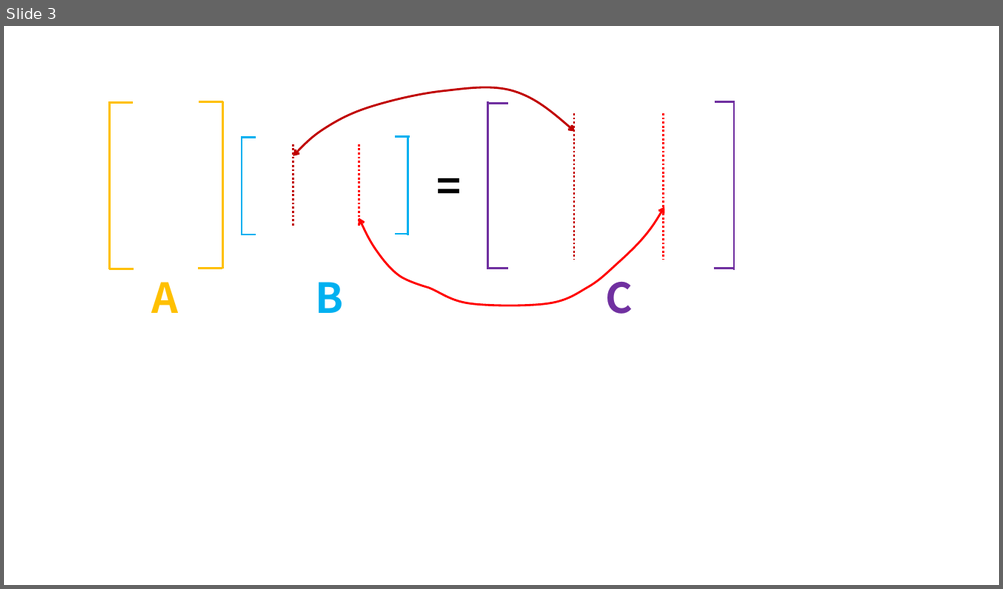
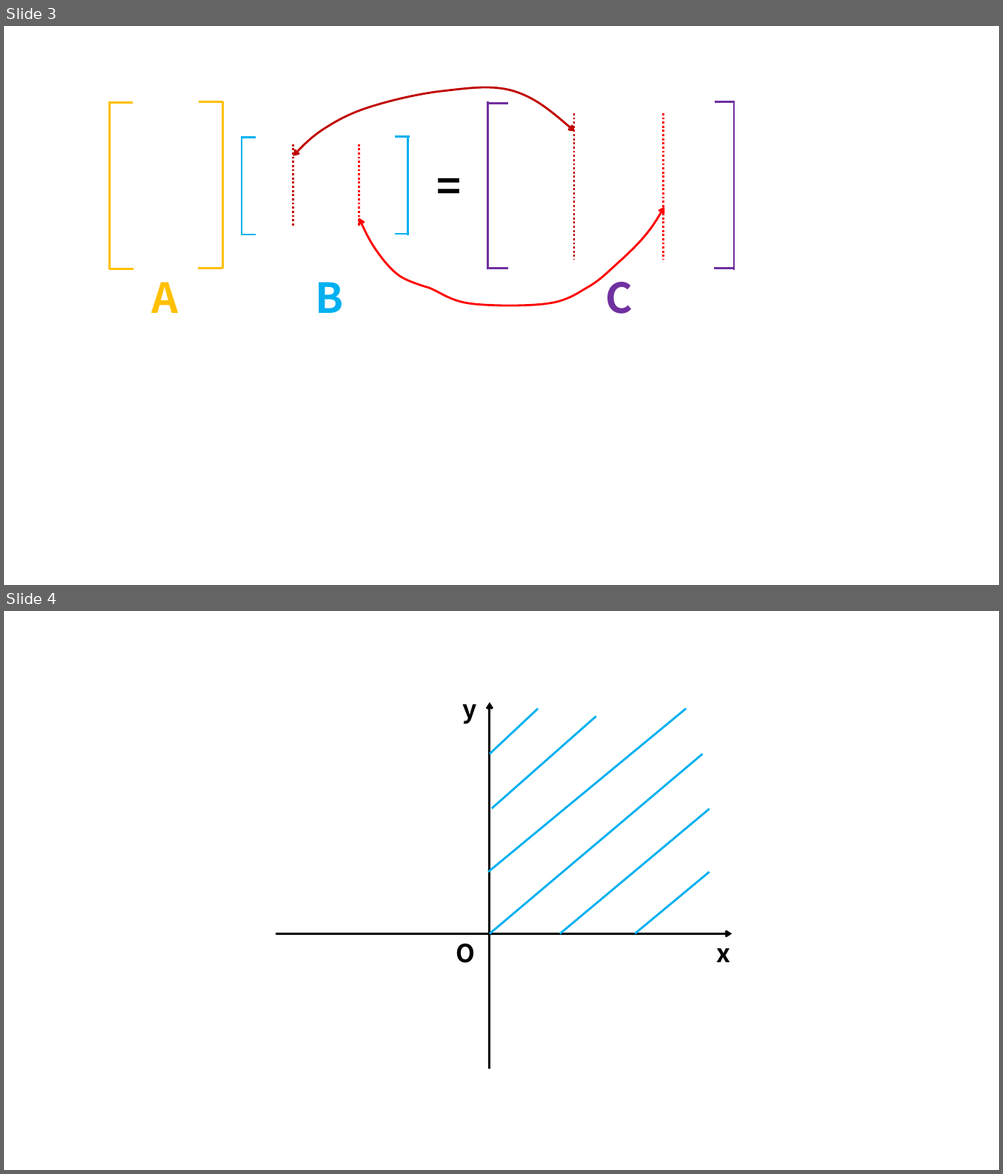
Before and after one commit to AnhaoROMA/LinearAlgebra-MIT, a slide deck: notes/campus.pptx. Shown one above the other, each under a label of ours: slide 3 before the commit, slides 3 and 4 after it. The pictures are 1003x589 and 1003x1174 pixels, drawn with LibreOffice and Linux fonts; fonts in the diff are those of the drawing. Boxes give left, top, right and bottom in pixels: in the first picture for what was removed or moved away, otherwise in the second. Text is boxed around its words. In the diff, an @@ line names an element or a change of style, - is before the commit and + after.

```diff
--- a/notes/campus.pptx
+++ b/notes/campus.pptx
@@ slide 4 added at box(4, 611, 999, 1170), background #FFFFFF @@
@@ text added at box(462, 704, 476, 724), 24 pt, text #000000, bold @@
+y
@@ line added from (488, 872) to (686, 709), #00B0F0 2 pt @@
@@ arrow added from (489, 1069) to (489, 702), #000000 2 pt @@
@@ line added from (489, 755) to (538, 709), #00B0F0 2 pt @@
@@ line added from (492, 809) to (596, 716), #00B0F0 2 pt @@
@@ line added from (489, 934) to (703, 755), #00B0F0 2 pt @@
@@ line added from (560, 934) to (709, 809), #00B0F0 2 pt @@
@@ line added from (635, 934) to (709, 872), #00B0F0 2 pt @@
@@ arrow added from (276, 934) to (732, 934), #000000 2 pt @@
@@ text added at box(456, 943, 475, 963), 24 pt, text #000000, bold @@
+O
@@ text added at box(717, 937, 731, 963), 24 pt, text #000000, bold @@
+x
```
Also in this commit, not shown: 1 other slide added, 9 other files.
